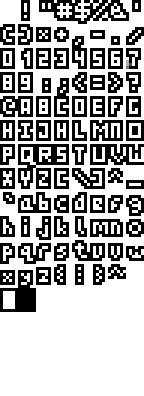
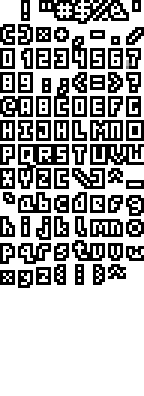
Comparing the layer stacks of the two 144 × 396 images. Changes:
painted on "Layer #2" over (0, 288, 36, 312)
